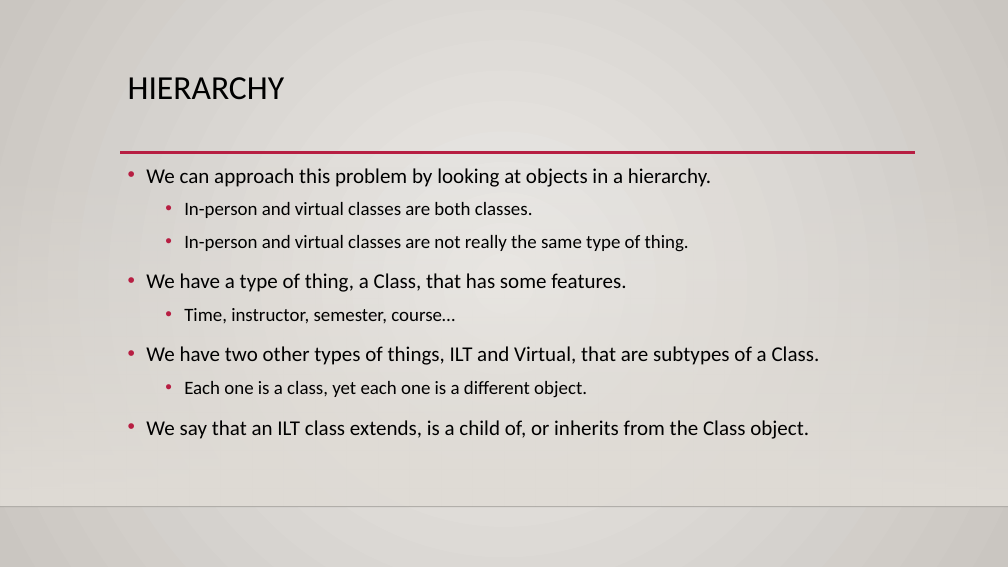
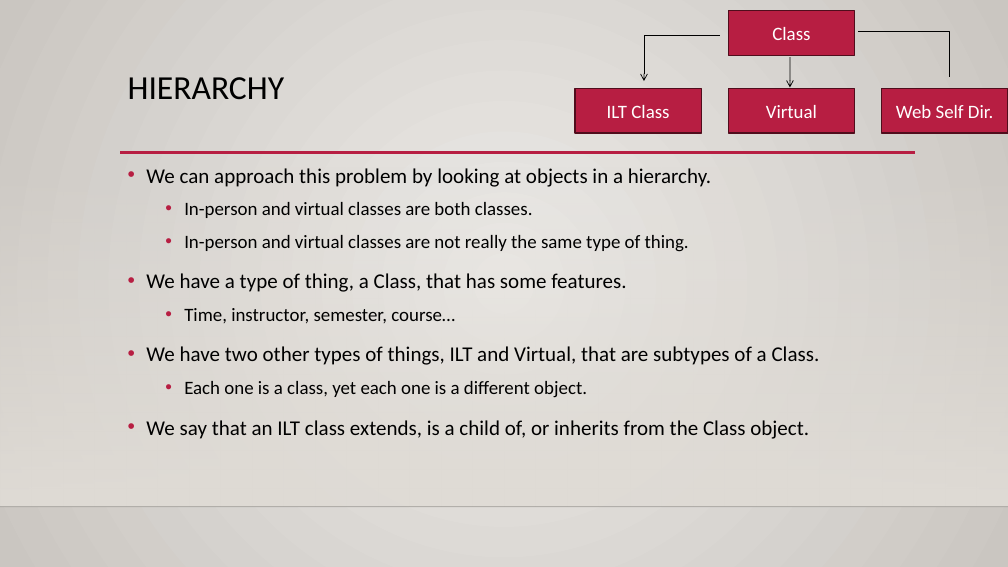
Before and after one commit to okohnkay/Programming_Basics_for_ML, a slide deck: slide 7 of course_material/slides/inheritance.pptx (slide 4 before the commit). Drawn at 1008x567 pixels with LibreOffice and Linux fonts; fonts in the diff are those of the drawing; background and template pictures are left out. Boxes give left, top, right and bottom in pixels: in the first picture for what was removed or moved away, otherwise in the second. Text is boxed around its words. In the diff, an @@ line names an element or a change of style, - is before the commit and + after.

```diff
--- a/course_material/slides/inheritance.pptx
+++ b/course_material/slides/inheritance.pptx
@@ rectangle added at bbox=[728, 11, 854, 55], fill #B71E42, outline #500D1D 1.25 pt, 18 pt, text #FFFFFF @@
+Class
@@ elbow arrow added from (720, 36) to (644, 81), #000000 0.71 pt @@
@@ arrow added from (790, 57) to (790, 88), #000000 0.71 pt @@
@@ elbow line added from (858, 32) to (949, 77), #000000 0.71 pt @@
@@ rectangle added at bbox=[575, 88, 701, 133], fill #B71E42, outline #500D1D 1.25 pt, 18 pt, text #FFFFFF @@
+ILT Class
@@ rectangle added at bbox=[728, 88, 854, 133], fill #B71E42, outline #500D1D 1.25 pt, 18 pt, text #FFFFFF @@
+Virtual
@@ rectangle added at bbox=[882, 88, 1008, 133], fill #B71E42, outline #500D1D 1.25 pt, 18 pt, text #FFFFFF @@
+Web Self Dir.
```
Also in this commit, not shown: 2 other slides changed, 6 slides added, 1 slide removed.
